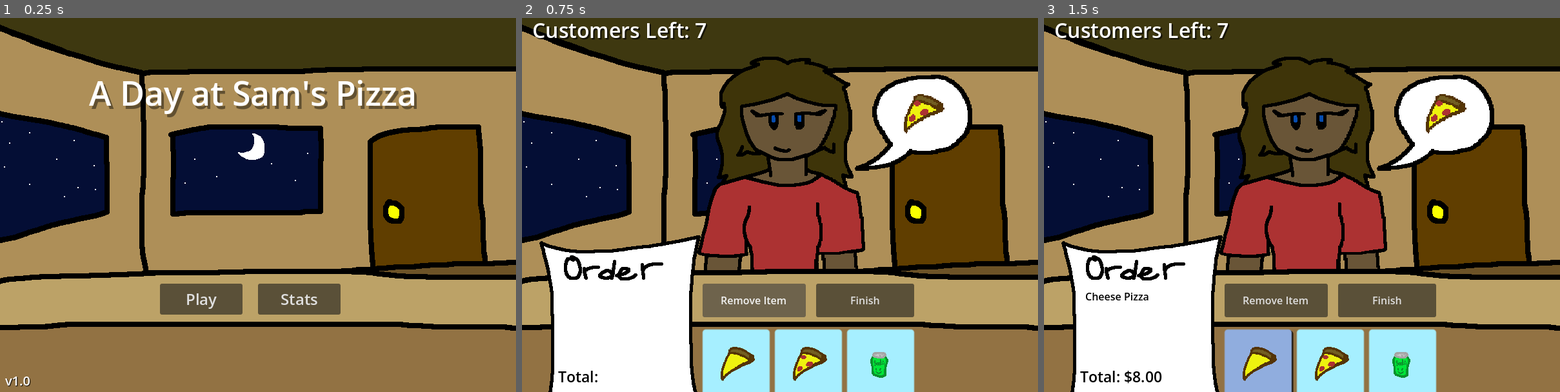
Above: before the commit, frames 1-3 (left to right).
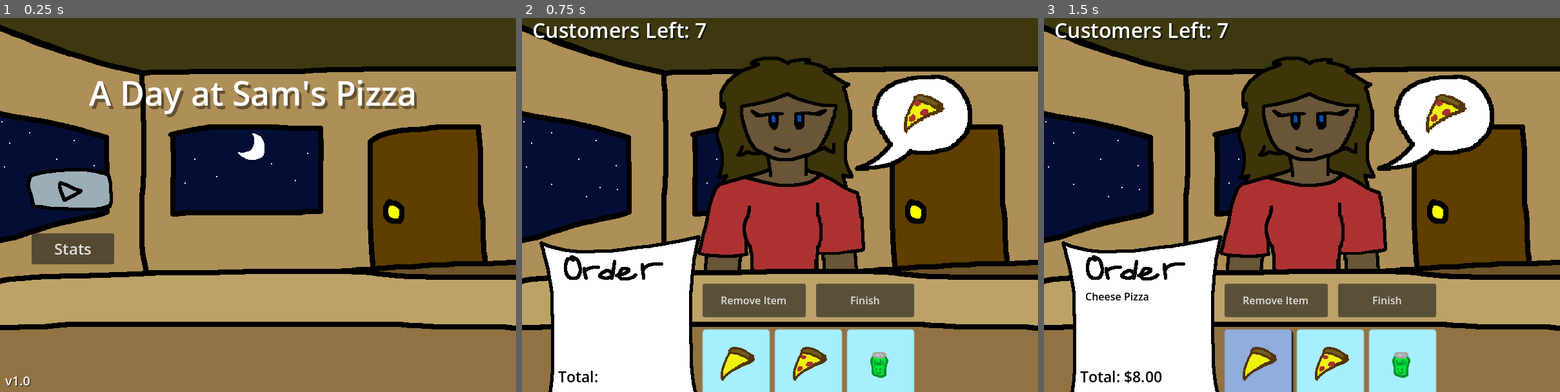
Above: after the commit, the same moments.

Repository: CollectorDev09/Sams-Pizza
Game: Godot game, scene res://scenes/menu.tscn
The game is run twice, just before and just after one commit, with the same random seed, the same clock (stepped at 60 frames per second) and the same inputs.
Inputs (mouse positions are in pixels of both pictures, inside the frame that each line leads up to; where the layout moved, square brackets give the same spot in the first picture):
- Up to frame 1 (0.25 s): no input
- Up to frame 2 (0.75 s): click (594, 190) [723, 298] at 0.5 s
- Up to frame 3 (1.5 s): click (1260, 362) at 1.25 s

The runs differ from the first frame. In frame 1, 5.7% of the frame differs, in the area x 5-66%, y 40-80%; in frame 2, less than 0.1%; in frame 3, nothing differs.

Commit message:
Converted the play button to a texture button

Diff:
--- a/scenes/menu.tscn
+++ b/scenes/menu.tscn
@@ -5,6 +5,9 @@
 [ext_resource type="Texture2D" uid="uid://cwl4pxtidm15p" path="res://images/game/pizzaShop/Place.png" id="2_g3eks"]
 [ext_resource type="Script" uid="uid://byvan63mdsld0" path="res://scripts/menu/statsButton.gd" id="2_vjb58"]
 [ext_resource type="Texture2D" uid="uid://cobsq743bfav1" path="res://images/game/pizzaShop/Desk.png" id="3_v86rl"]
+[ext_resource type="Texture2D" uid="uid://cfgrcjdqlot7w" path="res://images/titlescreen/playbutton/normal.png" id="4_g3eks"]
+[ext_resource type="Texture2D" uid="uid://cta3fdp1nqa54" path="res://images/titlescreen/playbutton/press.png" id="5_13sgg"]
+[ext_resource type="Texture2D" uid="uid://cx7j283o5mo28" path="res://images/titlescreen/playbutton/hover.png" id="6_i6lef"]
 
 [node name="Menu" type="Node2D" unique_id=1771713687]
 
@@ -21,29 +24,26 @@
 texture = ExtResource("3_v86rl")
 centered = false
 
-[node name="Play" type="Button" parent="." unique_id=73038390]
-anchors_preset = 2
-anchor_top = 1.0
-anchor_bottom = 1.0
-offset_left = 248.0
-offset_top = 432.0
-offset_right = 376.0
-offset_bottom = 480.0
-grow_vertical = 0
+[node name="Play" type="TextureButton" parent="." unique_id=163206157]
+offset_left = 29.0
+offset_top = 249.0
+offset_right = 189.0
+offset_bottom = 329.0
 size_flags_horizontal = 4
 size_flags_vertical = 4
-theme_override_font_sizes/font_size = 24
-text = "Play"
+texture_normal = ExtResource("4_g3eks")
+texture_pressed = ExtResource("5_13sgg")
+texture_hover = ExtResource("6_i6lef")
 script = ExtResource("1_yqeox")
 
 [node name="Stats" type="Button" parent="." unique_id=913676124]
 anchors_preset = 2
 anchor_top = 1.0
 anchor_bottom = 1.0
-offset_left = 400.0
-offset_top = 432.0
-offset_right = 528.0
-offset_bottom = 480.0
+offset_left = 49.0
+offset_top = 354.0
+offset_right = 177.0
+offset_bottom = 402.0
 grow_vertical = 0
 size_flags_horizontal = 4
 size_flags_vertical = 4
--- a/scripts/menu/playButton.gd
+++ b/scripts/menu/playButton.gd
@@ -1,4 +1,4 @@
-extends Button
+extends TextureButton
 
 func _on_pressed() -> void:
 	get_tree().change_scene_to_file("res://scenes/game.tscn")
Not shown, changed: export_presets.cfg
Binary file added: images/titlescreen/playbutton/hover.png
Not shown, added: images/titlescreen/playbutton/hover.png.import
Binary file added: images/titlescreen/playbutton/normal.png
Not shown, added: images/titlescreen/playbutton/normal.png.import
Binary file added: images/titlescreen/playbutton/press.png
Not shown, added: images/titlescreen/playbutton/press.png.import
